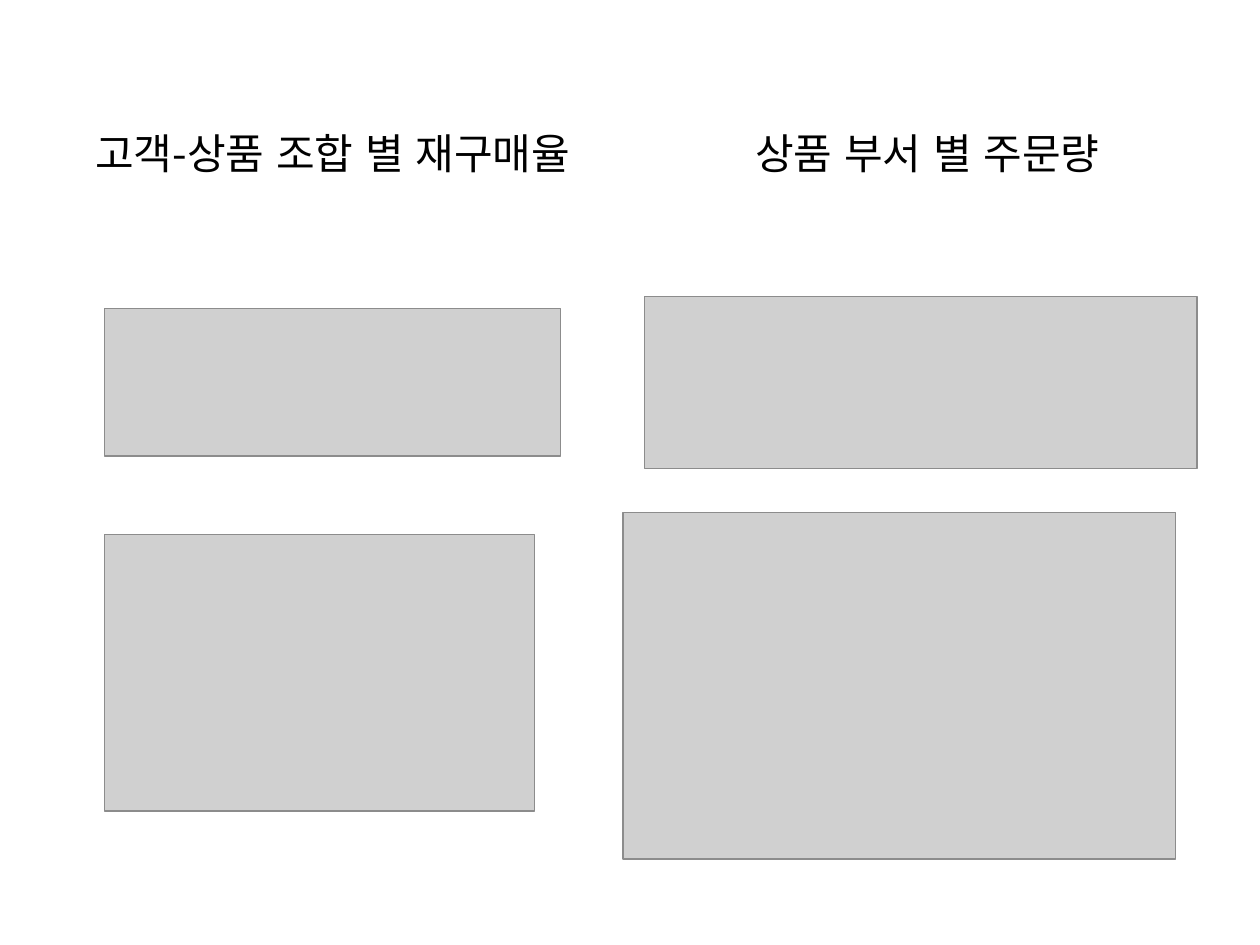
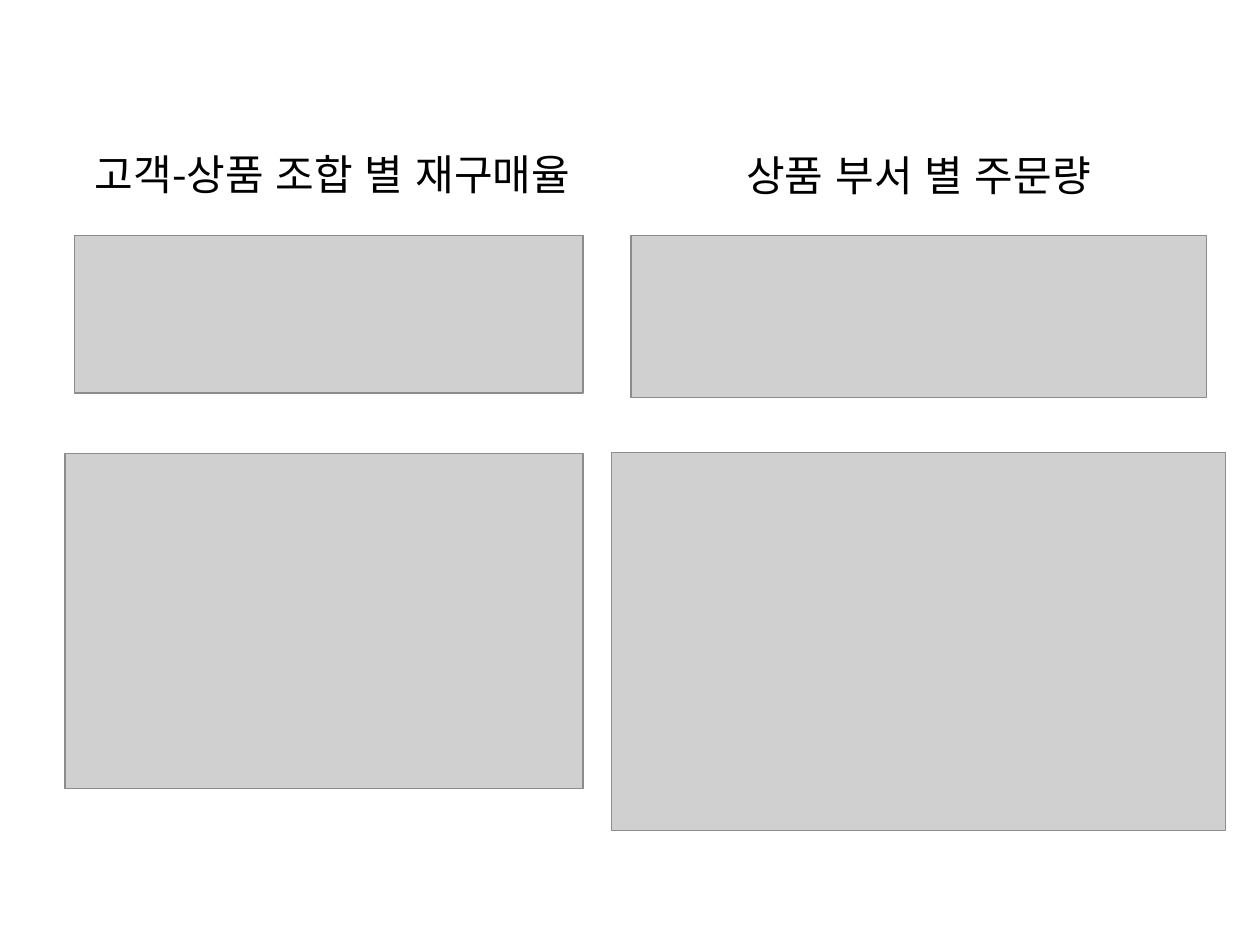
Before and after one commit to WasVelinn/1stPerSonalProjecT, a slide deck: slide 18 of 프레젠테이션1.pptx. Drawn at 1260x945 pixels with LibreOffice and Linux fonts; fonts in the diff are those of the drawing; grey boxes stand for pictures. Boxes give left, top, right and bottom in pixels: in the first picture for what was removed or moved away, otherwise in the second. Text is boxed around its words. In the diff, an @@ line names an element or a change of style, - is before the commit and + after.

```diff
--- a/프레젠테이션1.pptx
+++ b/프레젠테이션1.pptx
@@ title "고객-상품 조합 별 재구매율": place and size @@
-title "고객-상품 조합 별 재구매율" at (95, 134, 571, 173)
+title "고객-상품 조합 별 재구매율" at (95, 155, 570, 194)
@@ text "상품 부서 별 주문량": place and size @@
-text "상품 부서 별 주문량" at (755, 134, 1100, 173)
+text "상품 부서 별 주문량" at (746, 156, 1091, 195)
@@ picture added at (74, 236, 583, 393) @@
@@ picture added at (631, 236, 1207, 398) @@
@@ picture removed at (645, 296, 1197, 467) @@
@@ picture removed at (105, 309, 561, 456) @@
@@ picture: place and size @@
-picture at (105, 534, 534, 811)
+picture at (66, 454, 583, 789)
@@ picture: place and size @@
-picture at (622, 512, 1176, 858)
+picture at (612, 452, 1226, 830)
```
Also in this commit, not shown: 39 other slides changed, 2 slides added, 2 slides removed, 18 other files.
